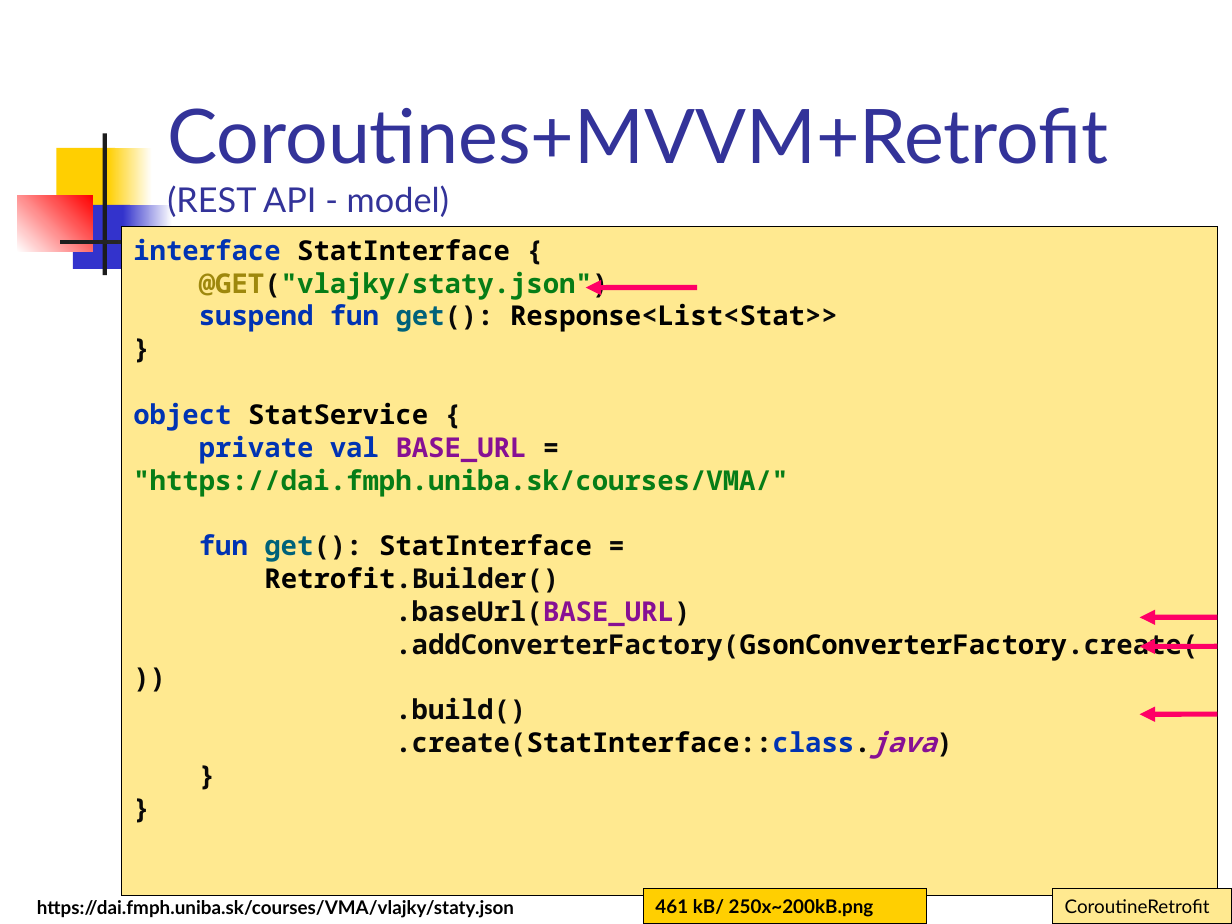
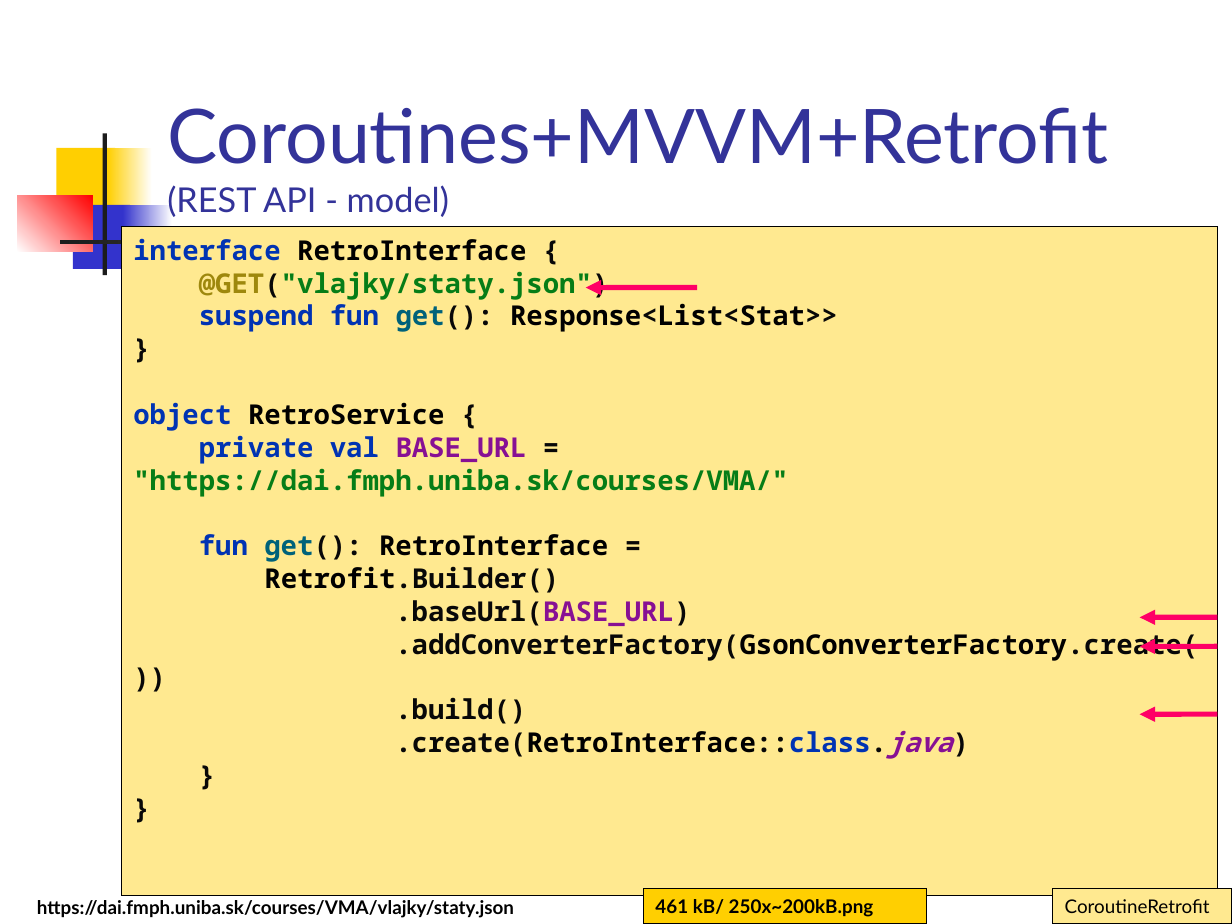
Before and after one commit to vmandro/Prednasky, a slide deck: slide 33 of 10/10A_Android.ppt. Drawn at 1232x924 pixels with LibreOffice and Linux fonts; fonts in the diff are those of the drawing. Boxes give left, top, right and bottom in pixels: in the first picture for what was removed or moved away, otherwise in the second. Text is boxed around its words. In the diff, an @@ line names an element or a change of style, - is before the commit and + after.

```diff
--- a/10/10A_Android.ppt
+++ b/10/10A_Android.ppt
@@ text in rectangle at (133, 238, 1198, 759): text changed @@
-interface StatInterface {
-@GET("vlajky/staty.json")
-suspend fun get(): Response<List<Stat>>
-}
-object StatService {
-private val BASE_URL = "https://dai.fmph.uniba.sk/courses/VMA/"
-fun get(): StatInterface =
-Retrofit.Builder()
-.baseUrl(BASE_URL)
-.addConverterFactory(GsonConverterFactory.create())
-.build()
-.create(StatInterface::class.java)
-}
-}
+interface RetroInterface {
+@GET("vlajky/staty.json")
+suspend fun get(): Response<List<Stat>>
+}
+object RetroService {
+private val BASE_URL = "https://dai.fmph.uniba.sk/courses/VMA/"
+fun get(): RetroInterface =
+Retrofit.Builder()
+.baseUrl(BASE_URL)
+.addConverterFactory(GsonConverterFactory.create())
+.build()
+.create(RetroInterface::class.java)
+}
+}
```
Also in this commit, not shown: 19 other slides changed, 1 slide added, 1 other file.
